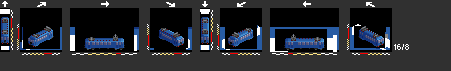
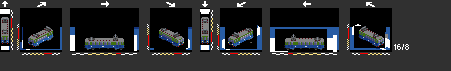
Comparing the layer stacks of the two (451, 71) images. Changes:
showed "sj/dj_original", painted on it over box(1, 17, 383, 47)
showed "Lights" over box(2, 41, 384, 45)
painted on "Xoa4" over box(37, 37, 375, 46)
